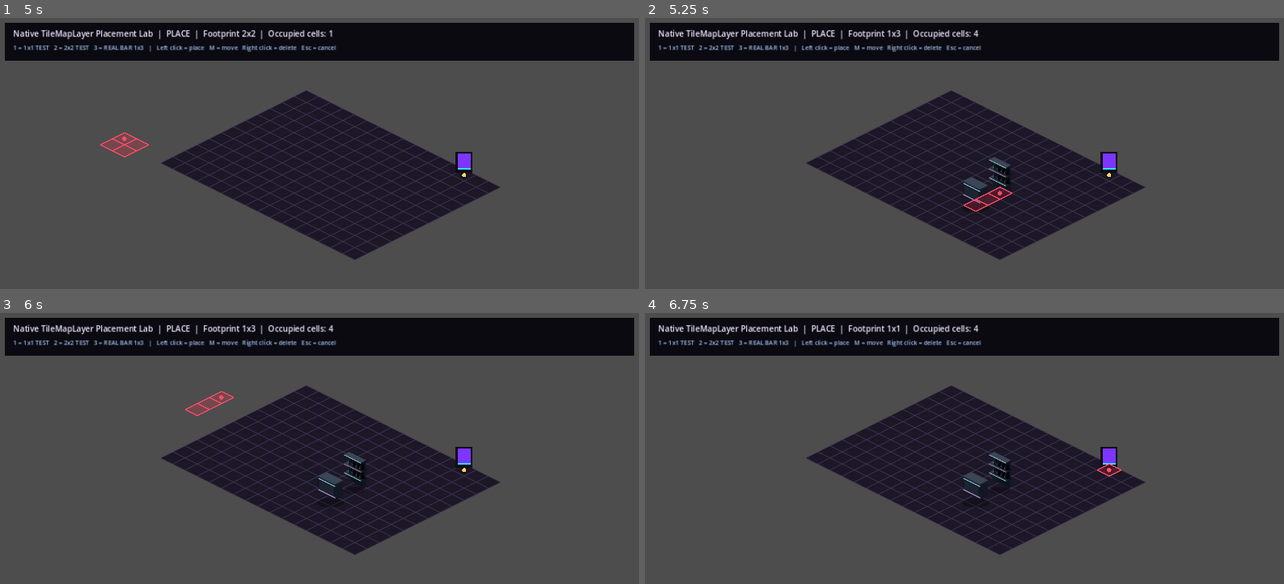
Above: before the commit, frames 1-4 (two rows, left to right).
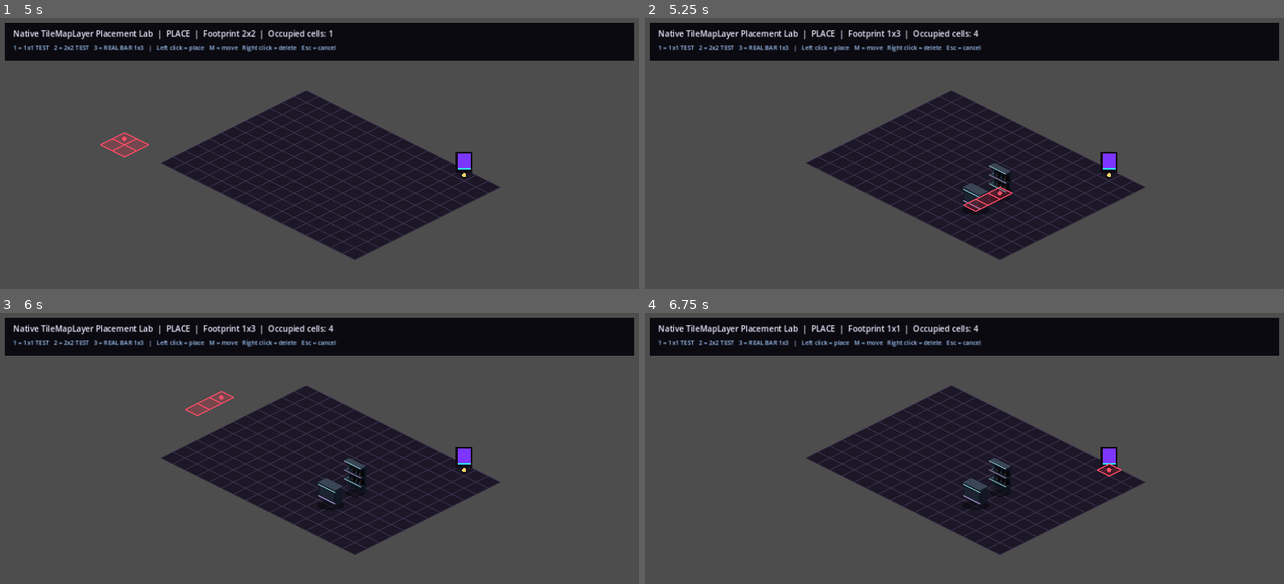
Above: after the commit, the same moments.

Repository: 22crob/Nightclub-City
Game: Godot game, scene res://scenes/testing/PlacementLab.tscn
Same seed, same stepped clock (60 frames per second), same inputs: the game is played once before the commit and once after it.
Inputs (mouse positions are in pixels of both pictures, inside the frame that each line leads up to):
- Up to frame 1 (5 s): tap Enter at 0.5, 2, 3.5 s; move the mouse to (460, 177) at 0.52 s; tap 1 at 0.6, 3.6 s; click (460, 177) at 0.67 s; tap Space at 1.25, 2.75, 4.25 s; move the mouse to (191, 213) at 1.27 s; tap 2 at 1.35, 4.35 s; click (191, 213) at 1.42 s; move the mouse to (383, 115) at 2.02 s; tap 3 at 2.1 s; click (383, 115) at 2.17 s; move the mouse to (287, 270) at 2.77 s; tap M at 2.85 s; click (287, 270) at 2.92 s; move the mouse to (511, 251) at 3.52 s; click (511, 251) at 3.67 s; move the mouse to (127, 142) at 4.27 s; click (127, 142) at 4.42 s
- Up to frame 2 (5.25 s): move the mouse to (996, 196) at 5.02 s; tap 3 at 5.1 s; click (996, 196) at 5.17 s
- Up to frame 3 (6 s): move the mouse to (223, 399) at 5.77 s; tap M at 5.85 s; click (223, 399) at 5.92 s
- Up to frame 4 (6.75 s): move the mouse to (1105, 472) at 6.52 s; tap 1 at 6.6 s; click (1105, 472) at 6.67 s

Frame 1 is identical in both runs. In frame 2, 0.4% of the frame differs, in the area x 49-58%, y 51-73%; in frame 3, 0.4%; in frame 4, 0.4%.

Commit message:
Ground Bar01 visuals on isometric tile vertices

Diff:
--- a/godot_v2/scripts/bar01.gd
+++ b/godot_v2/scripts/bar01.gd
@@ -24,8 +24,8 @@
 	if grid_layer == null:
 		return
 
-	var shelf_contact := grid_layer.map_to_local(anchor_cell) - position
-	var counter_contact := grid_layer.map_to_local(anchor_cell + Vector2i(0, COUNTER_ROW)) - position
+	var shelf_contact := _ground_contact(anchor_cell)
+	var counter_contact := _ground_contact(anchor_cell + Vector2i(0, COUNTER_ROW))
 
 	if shelf_sprite.texture != null:
 		shelf_sprite.position = shelf_contact - Vector2(0.0, shelf_sprite.texture.get_height() * 0.5)
@@ -34,19 +34,26 @@
 
 	queue_redraw()
 
+func _ground_contact(cell: Vector2i) -> Vector2:
+	var cell_center := grid_layer.map_to_local(cell) - position
+	var half_tile_height := float(grid_layer.tile_set.tile_size.y) * 0.5
+	# map_to_local() returns the center of an isometric diamond. Furniture art
+	# needs its base on the front/bottom vertex of that diamond, not its center.
+	return cell_center + Vector2(0.0, half_tile_height)
+
 func _draw() -> void:
 	if grid_layer == null:
 		return
 
-	var shelf_contact := grid_layer.map_to_local(anchor_cell) - position
-	var counter_contact := grid_layer.map_to_local(anchor_cell + Vector2i(0, COUNTER_ROW)) - position
+	var shelf_contact := _ground_contact(anchor_cell)
+	var counter_contact := _ground_contact(anchor_cell + Vector2i(0, COUNTER_ROW))
 
-	_draw_contact_shadow(shelf_contact + Vector2(0, 4), 20.0)
-	_draw_contact_shadow(counter_contact + Vector2(0, 5), 27.0)
+	_draw_contact_shadow(shelf_contact - Vector2(0, 2), 20.0)
+	_draw_contact_shadow(counter_contact - Vector2(0, 2), 27.0)
 
 func _draw_contact_shadow(contact: Vector2, radius: float) -> void:
 	draw_set_transform(contact, 0.0, Vector2(1.0, 0.34))
-	draw_circle(Vector2.ZERO, radius, Color(0.0, 0.0, 0.0, 0.30))
+	draw_circle(Vector2.ZERO, radius, Color(0.0, 0.0, 0.0, 0.42))
 	draw_set_transform(Vector2.ZERO, 0.0, Vector2.ONE)
 
 func _prepare_visual_parts() -> void:
